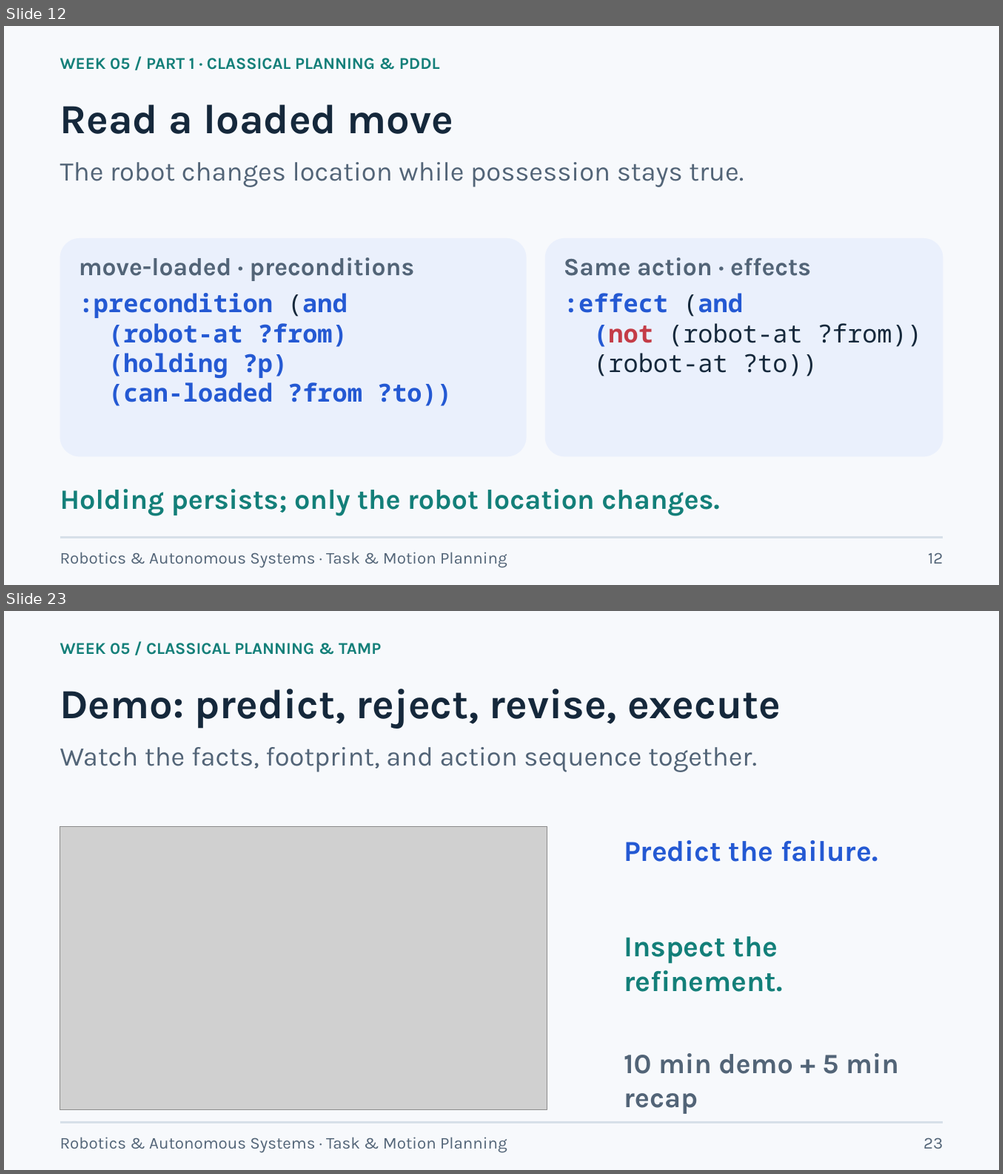
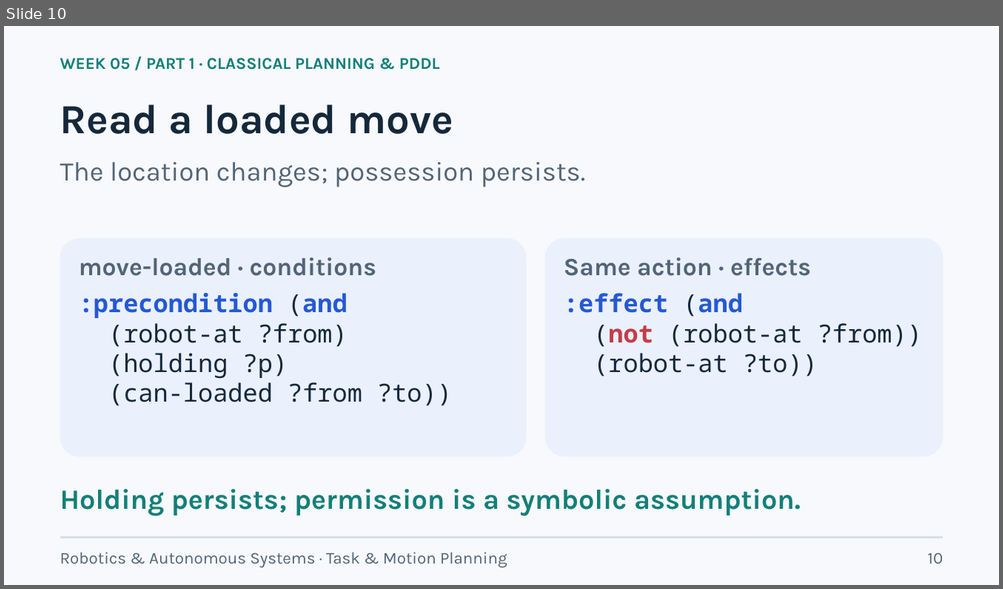
Before and after one commit to lifshitg/robotics-course-demos, a slide deck: week05_task_motion_planning/CLASSICAL_PLANNING_AND_TAMP.pptx. Shown one above the other, each under a label of ours: slides 12 and 23 before the commit, slide 10 after it; the slides between them are not shown. The pictures are 1003x1174 and 1003x589 pixels, drawn with LibreOffice and Linux fonts; fonts in the diff are those of the drawing; grey boxes stand for pictures. Boxes give left, top, right and bottom in pixels: in the first picture for what was removed or moved away, otherwise in the second. Text is boxed around its words. In the diff, an @@ line names an element or a change of style, - is before the commit and + after.

Commit message:
updated week05 presentation

```diff
--- a/week05_task_motion_planning/CLASSICAL_PLANNING_AND_TAMP.pptx
+++ b/week05_task_motion_planning/CLASSICAL_PLANNING_AND_TAMP.pptx
@@ slide 23 removed at [4,611,999,1170], background #F7F9FC @@
@@ text removed at [60,643,381,655] @@
-WEEK 05 / CLASSICAL PLANNING & TAMP
@@ text removed at [60,689,780,729] @@
-Demo: predict, reject, revise, execute
@@ text removed at [60,747,757,772] @@
-Watch the facts, footprint, and action sequence together.
@@ picture removed at [60,826,547,1111] @@
@@ text removed at [623,840,877,862] @@
-Predict the failure.
@@ text removed at [623,937,782,992] @@
-Inspect the refinement.
@@ text removed at [623,1054,899,1114] @@
-10 min demo + 5 min recap
@@ line removed from (60, 1123) to (942, 1123) @@
@@ text removed at [60,1137,507,1153] @@
-Robotics & Autonomous Systems · Task & Motion Planning
@@ text removed at [923,1138,942,1149] @@
-23
@@ what was slide 12 is now slide 10 @@
@@ slide 10 changed as well @@
@@ text at [60,162,585,187]: text changed @@
-The robot changes location while possession stays true.
+The location changes; possession persists.
@@ text at [79,258,376,276]: text changed @@
-move-loaded · preconditions
+move-loaded · conditions
@@ text at [79,293,452,406]: text changed @@
-:precondition (and
-(robot-at ?from)
-(holding ?p)
-(can-loaded ?from ?to))
+:precondition (and
+(robot-at ?from)
+(holding ?p)
+(can-loaded ?from ?to))
@@ text at [563,293,922,377]: text changed @@
-:effect (and
-(not (robot-at ?from))
-(robot-at ?to))
+:effect (and
+(not (robot-at ?from))
+(robot-at ?to))
@@ text at [60,489,800,517]: text changed @@
-Holding persists; only the robot location changes.
+Holding persists; permission is a symbolic assumption.
@@ text at [928,553,943,564]: text changed @@
-12
+10
```
Also in this commit, not shown: 12 other slides changed, 10 slides added, 13 other slides removed, 47 other files.
